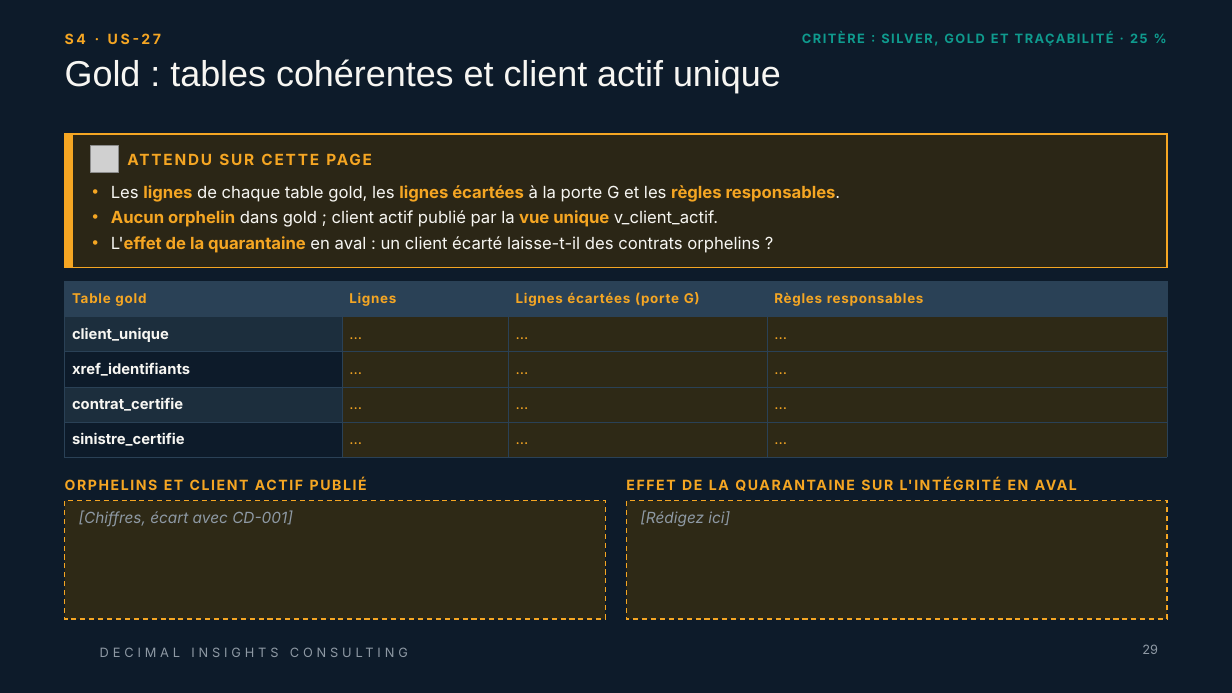
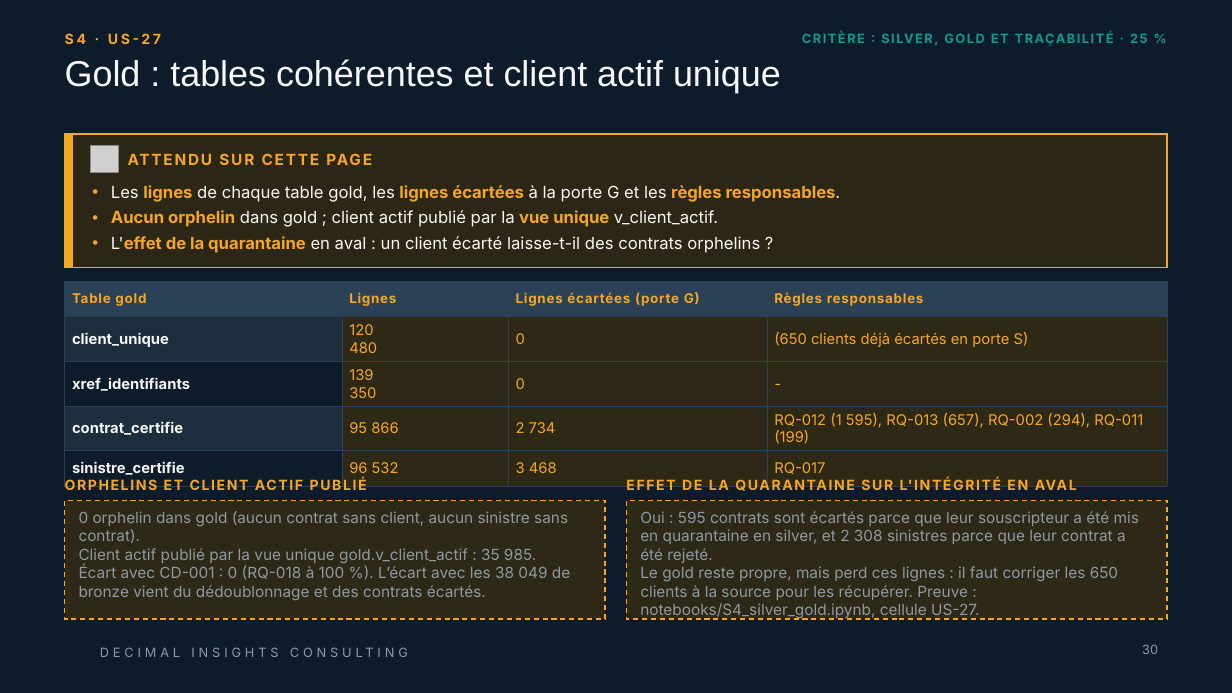
Before and after one commit to linam02/td-qualite-g04, a slide deck: slide 30 of livrables/Livrable_Groupe_TD_AssurConnect.pptx (slide 29 before the commit). Drawn at 1232x693 pixels with LibreOffice and Linux fonts; fonts in the diff are those of the drawing; grey boxes stand for pictures; background and template pictures are left out. Boxes give left, top, right and bottom in pixels: in the first picture for what was removed or moved away, otherwise in the second. Text is boxed around its words. In the diff, an @@ line names an element or a change of style, - is before the commit and + after.

```diff
--- a/livrables/Livrable_Groupe_TD_AssurConnect.pptx
+++ b/livrables/Livrable_Groupe_TD_AssurConnect.pptx
@@ table at [65, 282, 1167, 481] @@
-row 2: client_unique | … | … | …
+row 2: client_unique | 120 / 480 | 0 | (650 clients déjà écartés en porte S)
-row 3: xref_identifiants | … | … | …
+row 3: xref_identifiants | 139 / 350 | 0 | -
-row 4: contrat_certifie | … | … | …
+row 4: contrat_certifie | 95 866 | 2 734 | RQ-012 (1 595), RQ-013 (657), RQ-002 (294), RQ-011 (199)
-row 5: sinistre_certifie | … | … | …
+row 5: sinistre_certifie | 96 532 | 3 468 | RQ-017
@@ borders changed @@
@@ text in rectangle at [79, 511, 570, 600]: text changed; italic off @@
-[Chiffres, écart avec CD-001]
+0 orphelin dans gold (aucun contrat sans client, aucun sinistre sans contrat).
+Client actif publié par la vue unique gold.v_client_actif : 35 985.
+Écart avec CD-001 : 0 (RQ-018 à 100 %). L’écart avec les 38 049 de bronze vient du dédoublonnage et des contrats écartés.
@@ text in rectangle at [640, 511, 1139, 620]: text changed; italic off @@
-[Rédigez ici]
+Oui : 595 contrats sont écartés parce que leur souscripteur a été mis en quarantaine en silver, et 2 308 sinistres parce que leur contrat a été rejeté.
+Le gold reste propre, mais perd ces lignes : il faut corriger les 650 clients à la source pour les récupérer. Preuve : notebooks/S4_silver_gold.ipynb, cellule US-27.
@@ page number at [1142, 644, 1158, 654]: text changed @@
-29
+30
```
Also in this commit, not shown: 45 other slides changed, 2 slides added, 8 other files.
